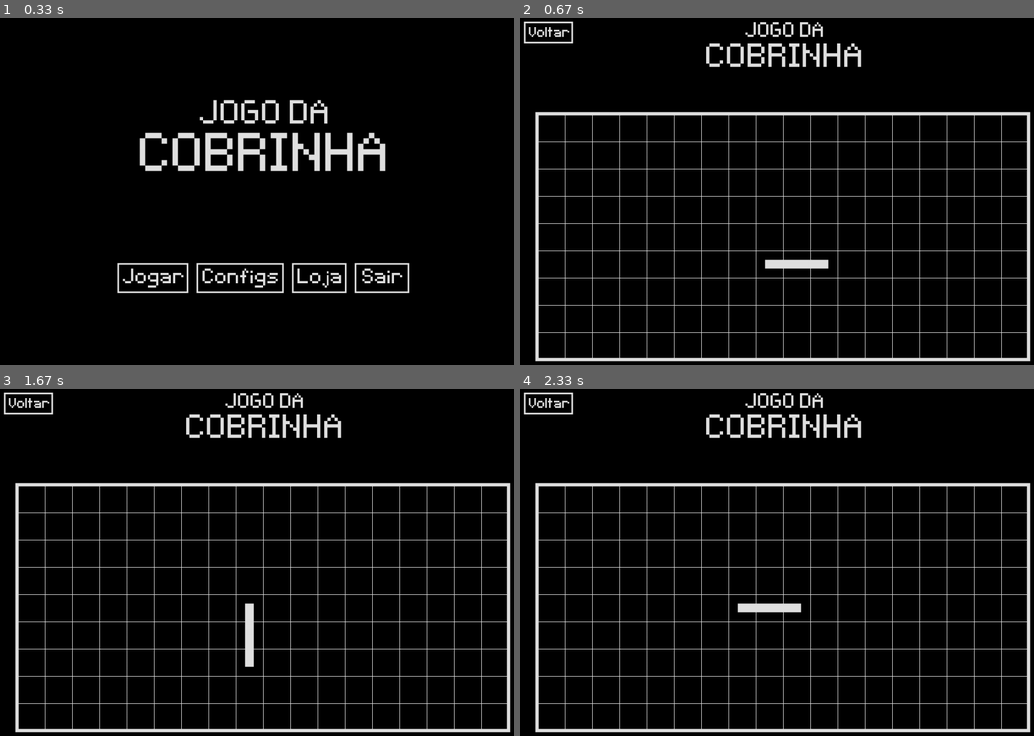
Above: before the commit, frames 1-4 (two rows, left to right).
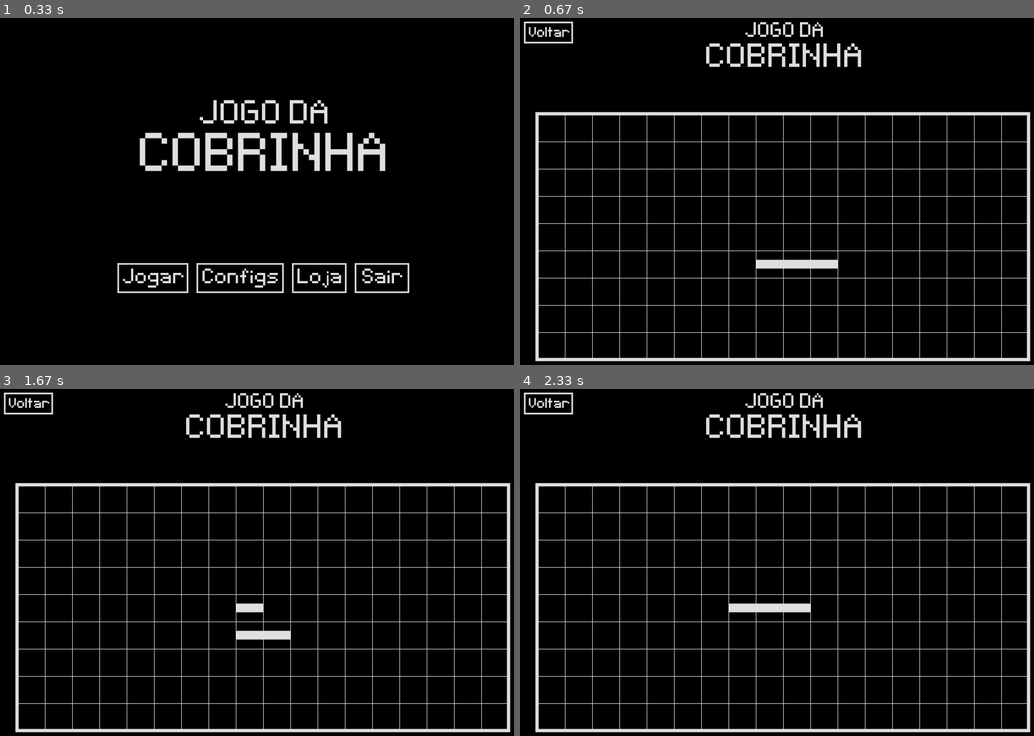
Above: after the commit, the same moments.

Repository: GiovanniDaldegan/jogo-da-cobrinha-pygame
Game: pygame game, started from scripts/main.py
Two runs of this game, one before a commit and one after it. Both use one fixed random seed, a clock stepped at 60 frames per second and the inputs below.
Inputs (mouse positions are in pixels of both pictures, inside the frame that each line leads up to):
- Up to frame 1 (0.33 s): no input
- Up to frame 2 (0.67 s): click "Jogar" at 0.38 s
- Up to frame 3 (1.67 s): hold Right 0.67-1.13 s; hold Up 1.17-1.63 s
- Up to frame 4 (2.33 s): press the mouse at (550, 402) at 1.7 s; move the mouse to (627, 444) at 1.8 s; release the mouse at (705, 489) at 1.93 s; press the mouse at (674, 649) at 2.03 s; move the mouse to (669, 670) at 2.13 s; release the mouse at (663, 690) at 2.27 s

Frame 1 is identical in both runs. In frame 2, 0.1% of the frame differs, in the area x 45-62%, y 69-73%; in frame 3, 0.6%, in the area x 45-57%, y 61-81%; in frame 4, 0.1%.

Commit message:
03/08 a 08/08 ? - Avanço no inputHandler, realocação de funções da cobra
Fiquei um tempo sem tocar no projeto, e essas foram as últimas atualizações que fiz antes de dar uma parada.

Entre elas, estão:
- No inputHandler, há um dicionário que armazena, em listas separadas, teclas pressionadas e teclas liberadas (separadamente para teclado e mouse);
- A movimentação da cobrinha está correto, mas a rotação dos segmentos dela estava falhando, então suspendi temporariamente, assim como a diferenciação dos segmentos em diferentes sprites.

Diff:
--- a/scripts/inputHandler.py
+++ b/scripts/inputHandler.py
@@ -3,6 +3,21 @@
 
 def handleInput(events):
 
+	_input = {
+		"KEYSDOWN": [],
+		"KEYSUP": [],
+		"MOUSEBUTTONDOWN": [],
+		"MOUSEBUTTONUP": []
+	}
+
 	for event in events:
 		if event.type == pygame.KEYDOWN:
-			return event.key
+			_input["KEYSDOWN"].append(event.key)
+		elif event.type == pygame.KEYUP:
+			_input["KEYSUP"].append(event.key)
+		elif event.type == pygame.MOUSEBUTTONDOWN:
+			_input["MOUSEBUTTONDOWN"].append(event.button)
+		elif event.type == pygame.MOUSEBUTTONUP:
+			_input["MOUSEBUTTONUP"].append(event.button)
+
+	return _input
--- a/scripts/objects/snake.py
+++ b/scripts/objects/snake.py
@@ -1,3 +1,4 @@
+import pygame
 from random import randint
 from objects.segment import Segment
 
@@ -22,37 +23,34 @@
 		head_pos = [randint(2, grid_units[0] - 3), randint(2, grid_units[1] - 3)]
 
 		front = randint(0, 3)
-		head_direction = [front, 0]
+		self.head_direction = [front, 0]
 
 		if front < 2:
-			head_direction[1] = front + 2
+			self.head_direction[1] = front + 2
 		else:
-			head_direction[1] = front - 2
+			self.head_direction[1] = front - 2
 
-		self.segments = [Segment(head_pos, head_direction)]
+		self.segments = [Segment(head_pos, self.head_direction)]
 		self.addSegment()
 		self.addSegment()
 
 
-	def update(self):
-		x = y = 0
+	def update(self, input, slow_frame):
 
-		# Update head
-		if self.segments[0].direction[1] == 0:
-			x = -1
-		elif self.segments[0].direction[1] == 2:
-			x = 1
-		elif self.segments[0].direction[1] == 1:
-			y = -1
-		else:
-			y = 1
+		if pygame.K_RIGHT in input["KEYSDOWN"]:
+			self.head_direction = [0, 2]
+		elif pygame.K_DOWN in input["KEYSDOWN"]:
+			self.head_direction = [1, 3]
+		elif pygame.K_LEFT in input["KEYSDOWN"]:
+			self.head_direction = [2, 0]
+		elif pygame.K_UP in input["KEYSDOWN"]:
+			self.head_direction = [3, 1]
 
-		self.segments[0].pos[0] += x
-		self.segments[0].pos[1] += y
+		if slow_frame:
+			if self.head_direction[1] != self.segments[0].direction[0]:
+				self.segments[0].direction = self.head_direction
 
-		for i in range(1, len(self.segments)):
-			self.segments[i].pos = self.getUnitBehind(i - 1)
-			self.segments[i].direction = self.segments[i - 1].direction
+			self.movement(input)
 
 
 	def addSegment(self):
@@ -73,3 +71,78 @@
 			y = 1
 
 		return [ self.segments[index].pos[0] + x, self.segments[index].pos[1] + y ]
+
+
+	def movement(self, input):
+		# Update head
+		x = y = 0
+
+		if self.segments[0].direction[1] == 0:
+			x = -1
+		elif self.segments[0].direction[1] == 2:
+			x = 1
+		elif self.segments[0].direction[1] == 1:
+			y = -1
+		else:
+			y = 1
+
+		self.segments[0].pos[0] += x
+		self.segments[0].pos[1] += y
+
+		# Update body
+		oppositeDirections = [2, 3, 0, 1]
+
+		for i in range(1, len(self.segments)):
+			self.segments[i].pos = self.getUnitBehind(i - 1)
+
+			self.segments[i].direction[0] = oppositeDirections[self.segments[i].direction[1]]
+			self.segments[i].direction[1] = oppositeDirections[self.segments[i - 1].direction[0]]
+
+		# Update tail
+		self.segments[-1].direction[1] = oppositeDirections[self.segments[-2].direction[0]]
+		self.segments[-1].direction[0] = oppositeDirections[self.segments[-1].direction[0]]
+
+
+	def setSnakeSprites(self):
+		for i in range(len(self.segments)):
+			# print(f"{self.segments[i].pos} | {self.segments[i].direction}")
+			self.setSegmentRotation(i)
+
+			if i == 0:
+				self.segments[0].sprite = "head"
+
+			elif i == len(self.segments) - 1:
+				self.segments[-1].sprite = "tail"
+
+			else:
+				if abs(self.segments[i].direction[0] - self.segments[i].direction[1]) != 2:
+					self.segments[i].sprite = "curved"
+				else:
+					self.segments[i].sprite = "straight"
+		# print()
+
+
+	def setSegmentRotation(self, i):
+		direction_difference = abs(self.segments[i].direction[0] - self.segments[i].direction[1])
+		direction_sum = self.segments[i].direction[0] + self.segments[i].direction[1]
+
+		rotation = 0
+
+		if direction_difference == 3:
+			rotation = 1
+
+		elif direction_difference == 2:
+			rotation = range(0, 4)[- self.segments[i].direction[0]]
+
+		elif direction_difference == 1:
+			if direction_sum == 1:
+				rotation = 0
+			if direction_sum == 3:
+				rotation = 3
+			if direction_sum == 5:
+				rotation = 2
+
+		self.segments[i].rotation = rotation
+
+	def getOppositeDirection(self, direction):
+		return [2, 3, 0, 1][direction]
--- a/scripts/render.py
+++ b/scripts/render.py
@@ -11,10 +11,10 @@
 		for obj in layer:
 			obj_class = type(obj).__name__
 
-			if obj_class == "Surface":
-				SCREEN.blit(obj, (0, 0))
+			# if obj_class == "Surface":
+			# 	SCREEN.blit(obj, (0, 0))
 
-			elif obj_class == "Sprite":
+			if obj_class == "Sprite":
 				SCREEN.blit(obj.surface, obj.rect.topleft)
 
 			elif obj_class == "Line":
@@ -54,7 +54,7 @@
 
 			elif obj_class == "Snake":
 				for i in obj.segments:
-					SCREEN.blit(pygame.transform.rotate(obj.sprites[i.sprite], 90 * i.rotation),
+					SCREEN.blit(pygame.transform.rotate(obj.sprites["straight"], 0),#i.sprite | 90 * i.rotation),
 		 				(
 							SETTINGS["GRID_ORIGIN"][0] + i.pos[0] * SETTINGS["UNIT_SIZE"],
 							SETTINGS["GRID_ORIGIN"][1] + i.pos[1] * SETTINGS["UNIT_SIZE"]
--- a/scripts/scenes/game.py
+++ b/scripts/scenes/game.py
@@ -62,7 +62,7 @@
 		self.items = []
 
 		self.snake = snake.Snake(grid_origin, grid_size, unit_size, self.sprites["snake"])
-		self.setSnakeSprites()
+		# self.setSnakeSprites()
 
 
 		layers[0].append(title)
@@ -73,6 +73,7 @@
 
 
 	def gameLoop(self, source_path, events, layers):
+		slow_frame = False
 		_input = handleInput(events)
 
 		this_tick = pygame.time.get_ticks()
@@ -81,34 +82,21 @@
 			if event.type == self.acceleration_timer:
 				self.game_speed += 0.5
 
-			# Input
-			if event.type == pygame.KEYDOWN:
-
-				# Snake movement
-				new_direction = None
-				if event.key == pygame.K_RIGHT:
-					new_direction = [0, 2]
-				elif event.key == pygame.K_DOWN:
-					new_direction = [1, 3]
-				elif event.key == pygame.K_LEFT:
-					new_direction = [2, 0]
-				elif event.key == pygame.K_UP:
-					new_direction = [3, 1]
-
-				if new_direction:
-					self.snake.segments[0].direction = new_direction
-
 
 		# Game slow fps update
 		if ((this_tick - self.last_frame) * self.game_speed) / 1000 >= 1:
 			self.last_frame = this_tick
+			slow_frame = True
+
 			layers[2].clear()
 
 			# Snake
-			self.snake.update()
 			layers[2].append(self.snake)
 
-			self.setSnakeSprites()
+			# self.setSnakeSprites()
+
+		self.snake.update(_input, slow_frame)
+
 
 
 		# Items
@@ -129,38 +117,3 @@
 
 
 		# if self.snake.lives == 0: pygame.time.set_timer(self.acceleration_timer, 0)
-
-
-	def setSnakeSprites(self):
-		for i in range(len(self.snake.segments)):
-			self.setSegmentRotation(i)
-
-			if i == 0:
-				self.snake.segments[0].sprite = "head"
-
-			elif i == len(self.snake.segments) - 1:
-				self.snake.segments[-1].sprite = "tail"
-
-			else:
-				self.snake.segments[i].sprite = "straight"
-
-
-	def setSegmentRotation(self, i):
-		direction_difference = abs(self.snake.segments[i].direction[0] - self.snake.segments[i].direction[1])
-		direction_sum = self.snake.segments[i].direction[0] + self.snake.segments[i].direction[1]
-
-		if direction_difference == 3:
-			rotation = 1
-
-		elif direction_difference == 2:
-			rotation = range(0, 4)[- self.snake.segments[i].direction[0]]
-
-		elif direction_difference == 1:
-			if direction_sum == 1:
-				rotation = 0
-			if direction_sum == 3:
-				rotation = 3
-			if direction_sum == 5:
-				rotation = 2
-
-		self.snake.segments[i].rotation = rotation
